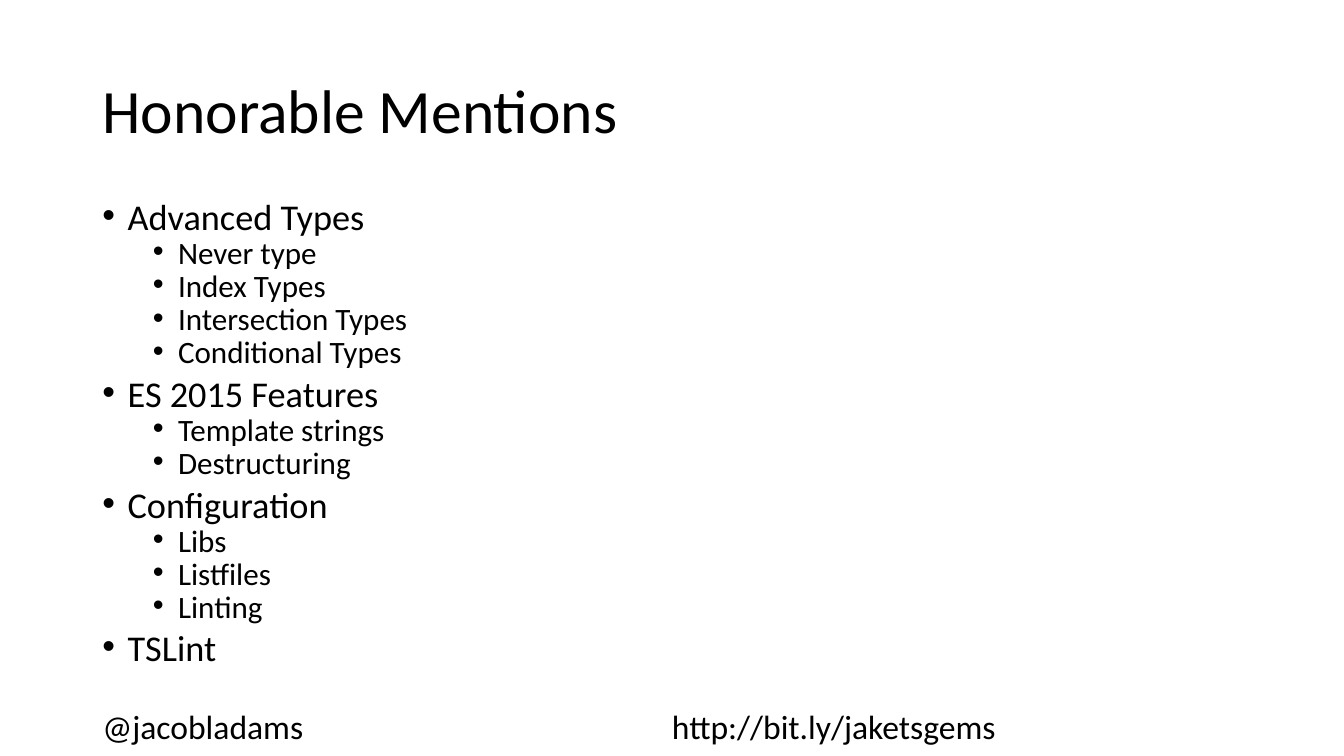
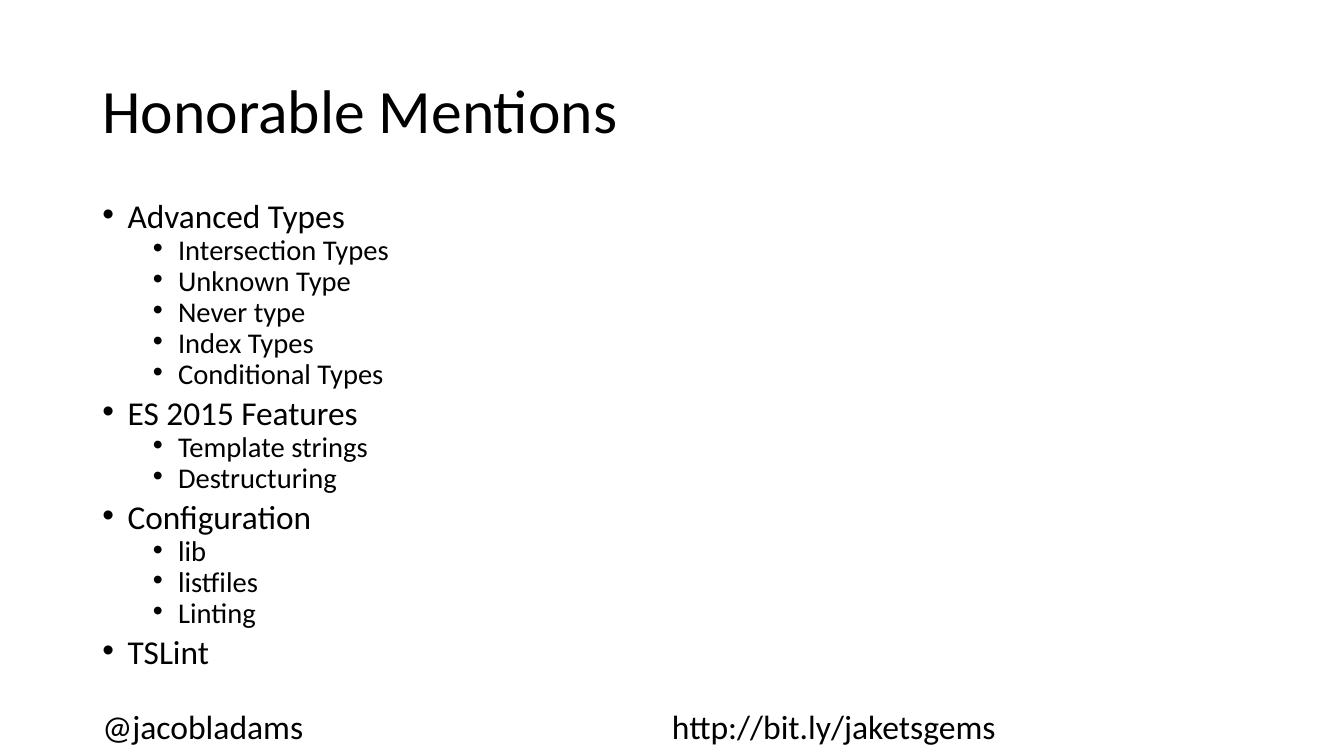
Before and after one commit to jacobladams/hidden-gems-in-typescript-presentation, a slide deck: slide 4 of Hidden Gems In TypeScript.pptx. Drawn at 1344x756 pixels with LibreOffice and Linux fonts; fonts in the diff are those of the drawing. Boxes give left, top, right and bottom in pixels: in the first picture for what was removed or moved away, otherwise in the second. Text is boxed around its words. In the diff, an @@ line names an element or a change of style, - is before the commit and + after.

```diff
--- a/Hidden Gems In TypeScript.pptx
+++ b/Hidden Gems In TypeScript.pptx
@@ text at [128,205,383,665]: size 25.9 to 23.8 pt in "Advanced Types", "ES 2015 Features", "Configuration", "TSLint"; size 22.2 to 20.4 pt in "Never type", "Index Types", "Conditional Types", "Template strings" and 2 more places @@
@@ text at [178,240,389,296]: paragraphs added @@
+  • Intersection Types
+  • Unknown Type
@@ text at [178,308,407,335]: paragraph removed @@
-  • Intersection Types
@@ text at [178,541,258,593]: text changed; size 22.2 to 20.4 pt @@
-  • Libs
-  • Listfiles
+  • lib
+  • listfiles
```
Also in this commit, not shown: 1 other slide changed.
